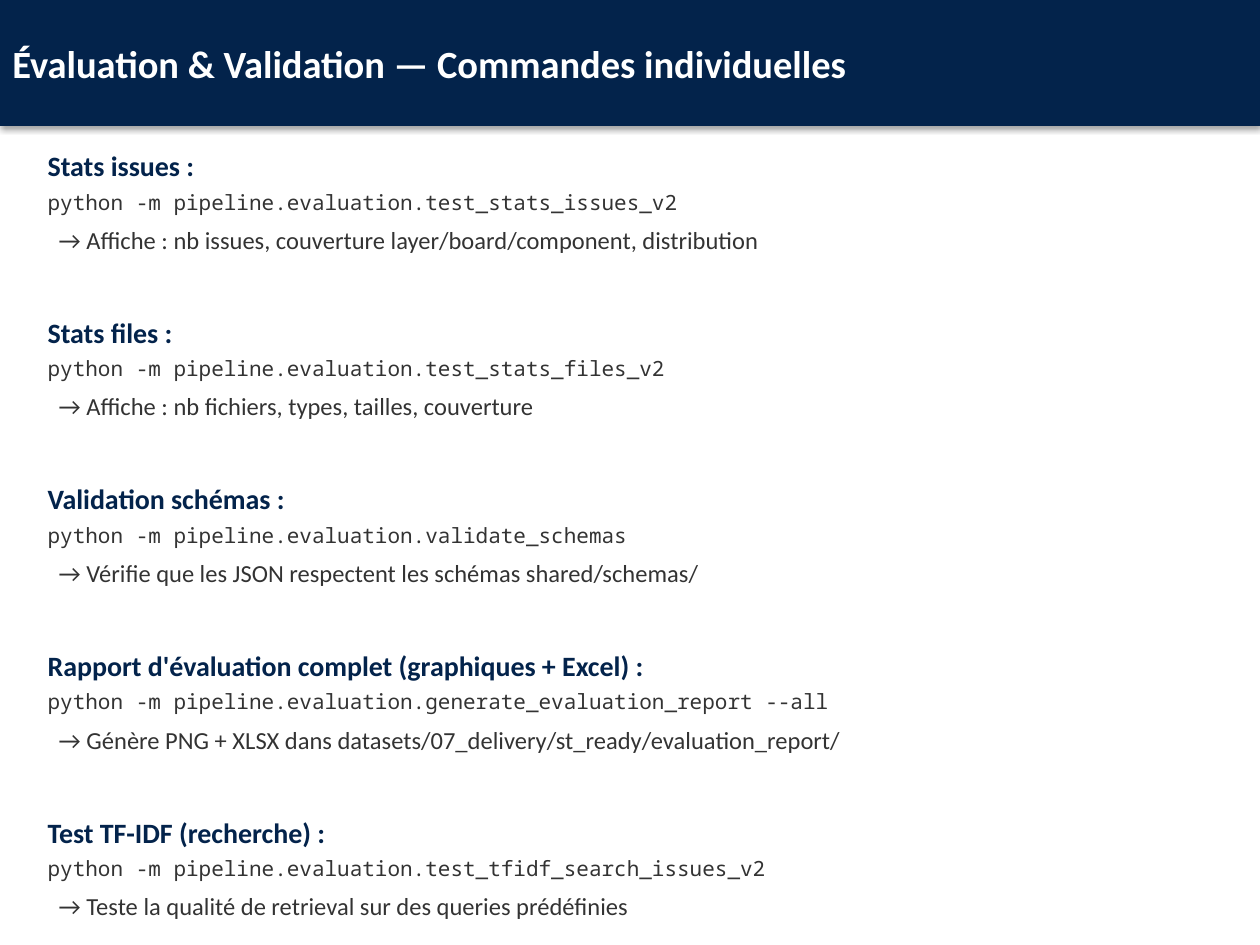
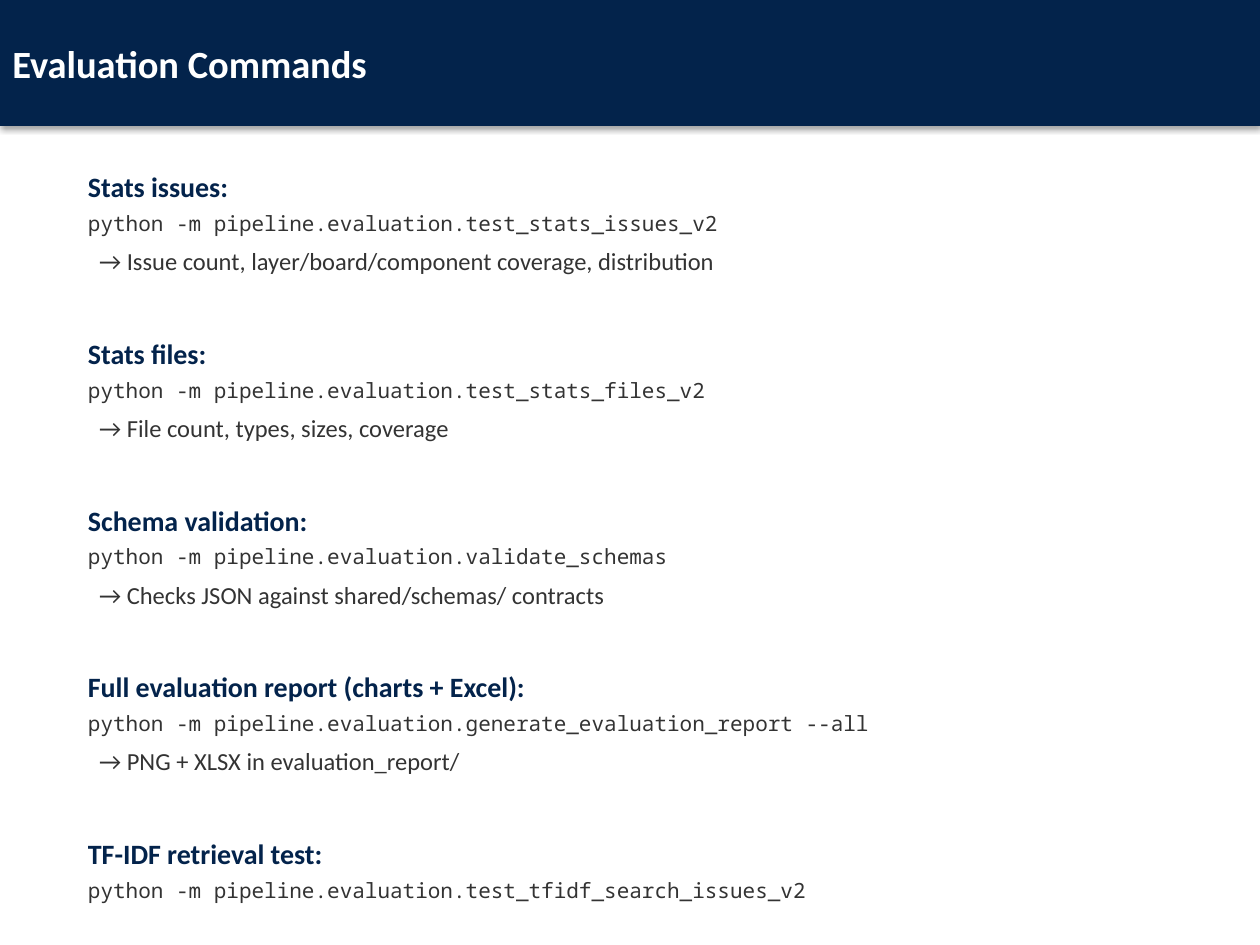
Before and after one commit to ALABSTM/stm32cube-gh-kb-pipeline, a slide deck: slide 57 of docs/Atelier_Pratique_Pipeline_STM32Cube.pptx (slide 15 before the commit). Drawn at 1260x945 pixels with LibreOffice and Linux fonts; fonts in the diff are those of the drawing. Boxes give left, top, right and bottom in pixels: in the first picture for what was removed or moved away, otherwise in the second. Text is boxed around its words. In the diff, an @@ line names an element or a change of style, - is before the commit and + after.

```diff
--- a/docs/Atelier_Pratique_Pipeline_STM32Cube.pptx
+++ b/docs/Atelier_Pratique_Pipeline_STM32Cube.pptx
@@ text in rectangle at bbox=[12, 51, 367, 79]: text changed @@
-Évaluation & Validation — Commandes individuelles
+Evaluation Commands
@@ text "Stats issues:": place and size @@
-text "Stats issues:" at bbox=[48, 156, 840, 919]
+text "Stats issues:" at bbox=[88, 177, 869, 903]
@@ text at bbox=[88, 177, 228, 198]: spaces changed @@
-Stats issues :
+Stats issues:
@@ text at bbox=[88, 253, 713, 365]: text changed @@
-→ Affiche : nb issues, couverture layer/board/component, distribution
-Stats files :
+→ Issue count, layer/board/component coverage, distribution
+Stats files:
@@ text at bbox=[88, 420, 448, 532]: text changed @@
-→ Affiche : nb fichiers, types, tailles, couverture
-Validation schémas :
+→ File count, types, sizes, coverage
+Schema validation:
@@ text at bbox=[88, 587, 604, 702]: text changed @@
-→ Vérifie que les JSON respectent les schémas shared/schemas/
-Rapport d'évaluation complet (graphiques + Excel) :
+→ Checks JSON against shared/schemas/ contracts
+Full evaluation report (charts + Excel):
@@ text at bbox=[88, 753, 460, 865]: text changed @@
-→ Génère PNG + XLSX dans datasets/07_delivery/st_ready/evaluation_report/
-Test TF-IDF (recherche) :
+→ PNG + XLSX in evaluation_report/
+TF-IDF retrieval test:
@@ text at bbox=[86, 898, 627, 919]: paragraph removed @@
-→ Teste la qualité de retrieval sur des queries prédéfinies
```
Also in this commit, not shown: 20 other slides changed, 58 slides added, 13 slides removed, 27 other files.
